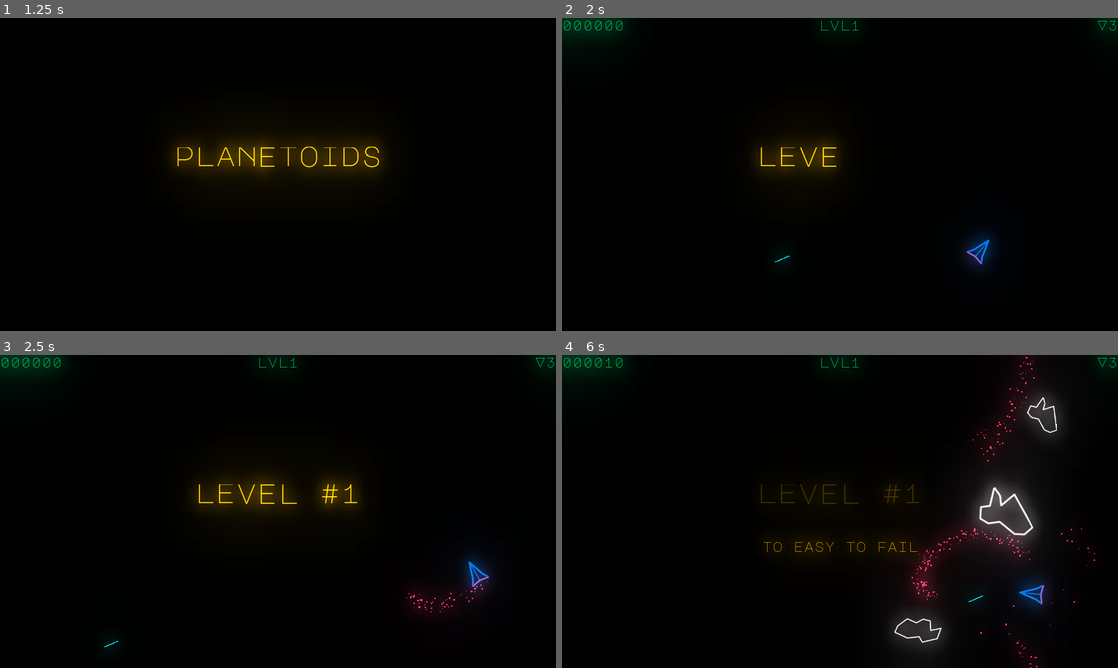
Above: before the commit, frames 1-4 (two rows, left to right).
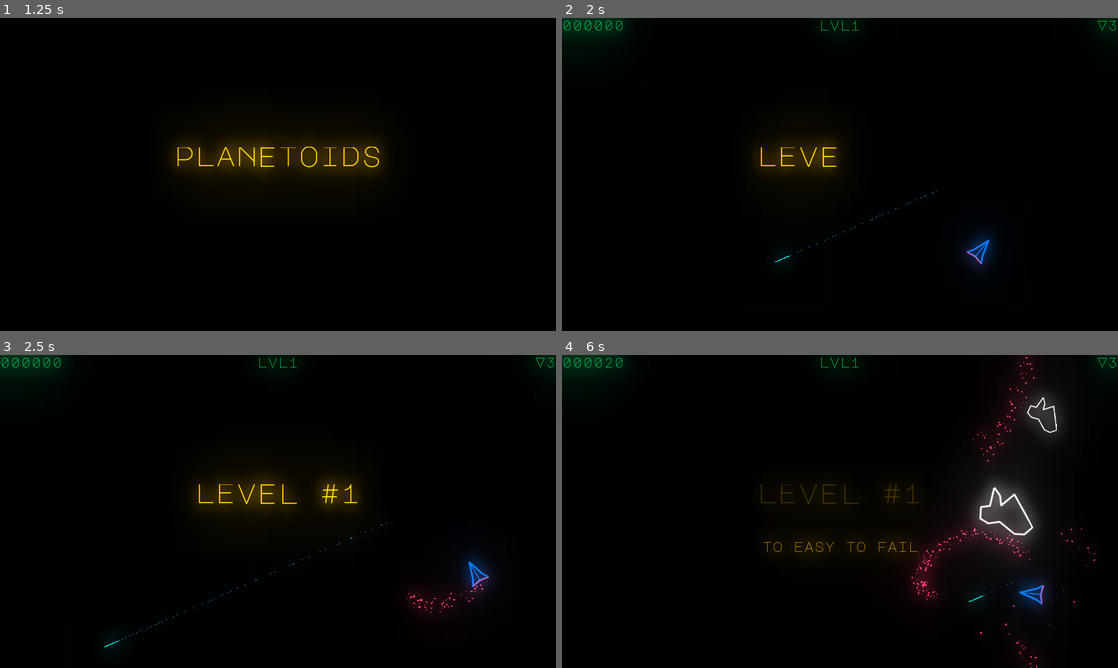
Above: after the commit, the same moments.

Repository: liske/Planetoids
Game: Godot game, scene res://scenes/Space.tscn
Same seed, same stepped clock (60 frames per second), same inputs: the game is played once before the commit and once after it.
Inputs:
- Up to frame 1 (1.25 s): hold Right (rotate_right) from 0.53 s (still down); hold W (boost) from 0.53 s (still down)
- Up to frame 2 (2 s): keep holding Right (rotate_right); release W (boost) at 1.28 s; tap Space (shoot) at 1.35 s
- Up to frame 3 (2.5 s): release Right (rotate_right) at 2.03 s; hold Left (rotate_left) from 2.03 s (still down); hold W (boost) from 2.03 s (still down)
- Up to frame 4 (6 s): release W (boost) at 2.78 s; tap Space (shoot) at 2.85, 4.35, 5.85 s; hold W (boost) 3.53-4.28 s; release Left (rotate_left) at 4.28 s; hold Right (rotate_right) from 4.28 s (still down); hold W (boost) 5.03-5.78 s

Frame 1 is identical in both runs. In frame 2, less than 0.1% of the frame differs, in the area x 41-68%, y 55-76%; in frame 3, less than 0.1%; in frame 4, 1.0%, in the area x 7-81%, y 0-95%.

Commit message:
Laser: make it wrapping

Diff:
--- a/objects/weapon/Laser.gd
+++ b/objects/weapon/Laser.gd
@@ -1,4 +1,12 @@
 extends RigidBody2D
 
-func _on_VisibilityNotifier2D_screen_exited():
+onready var viewport_size = get_viewport_rect().size
+
+func _physics_process(_delta):
+	# wrap around screen edges
+	position.x = wrapf(position.x, 0, viewport_size.x)
+	position.y = wrapf(position.y, 0, viewport_size.y)
+
+
+func _on_Timer_timeout():
 	queue_free()
--- a/objects/weapon/Laser.tscn
+++ b/objects/weapon/Laser.tscn
@@ -13,11 +13,29 @@
 [node name="Sprite" type="Sprite" parent="."]
 texture = ExtResource( 1 )
 
+[node name="CPUParticles2D" type="CPUParticles2D" parent="Sprite"]
+position = Vector2( -20, 0 )
+rotation = 1.5708
+amount = 128
+lifetime = 2.0
+randomness = 0.25
+lifetime_randomness = 0.5
+local_coords = false
+direction = Vector2( 0, 1 )
+gravity = Vector2( 0, 0 )
+initial_velocity = 1.0
+radial_accel = 100.0
+radial_accel_random = 1.0
+scale_amount = 1.5
+scale_amount_random = 1.0
+color = Color( 0.2, 0.709804, 1, 1 )
+
 [node name="CollisionPolygon2D" type="CollisionPolygon2D" parent="."]
 polygon = PoolVector2Array( -18, -1, -18, 1, 18, 1, 18, -1 )
 
-[node name="VisibilityNotifier2D" type="VisibilityNotifier2D" parent="."]
-position = Vector2( 4.76837e-07, 0 )
-scale = Vector2( 1.9, 0.2 )
+[node name="Timer" type="Timer" parent="."]
+wait_time = 1.25
+one_shot = true
+autostart = true
 
-[connection signal="screen_exited" from="VisibilityNotifier2D" to="." method="_on_VisibilityNotifier2D_screen_exited"]
+[connection signal="timeout" from="Timer" to="." method="_on_Timer_timeout"]
